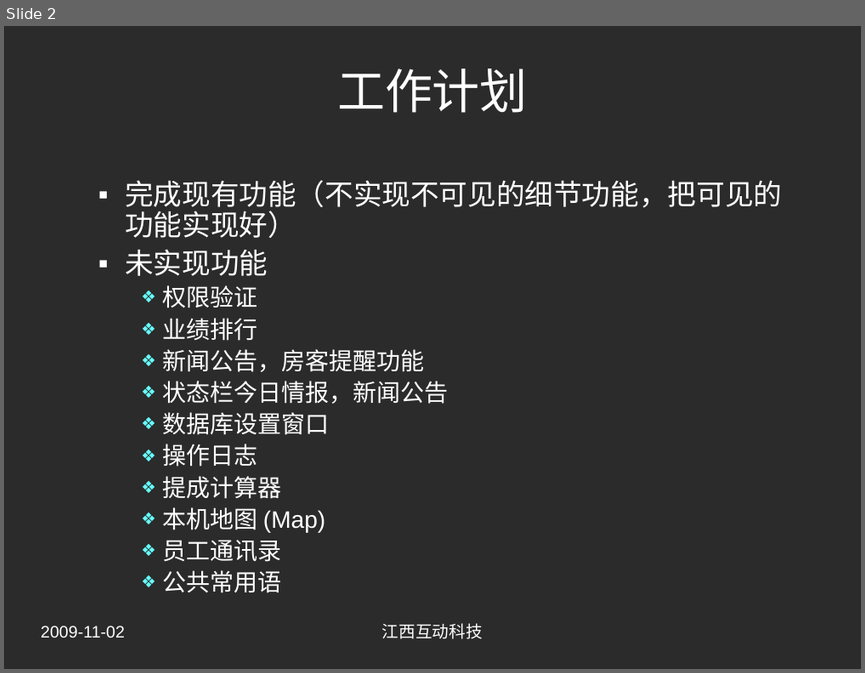
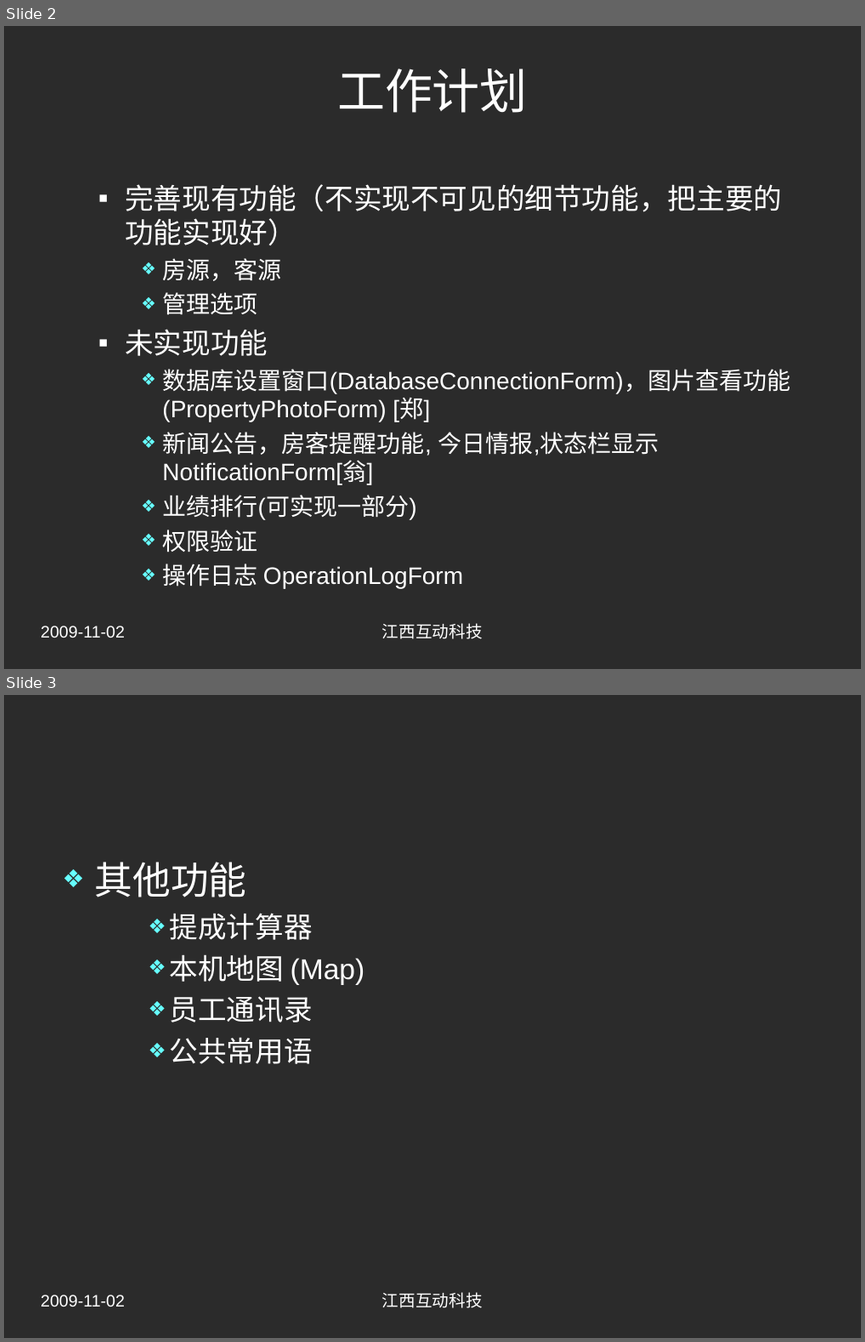
Before and after one commit to honj51/ideacode, a slide deck: doc/工作计划/2009Week45.ppt. Shown one above the other, each under a label of ours: slide 2 before the commit, slides 2 and 3 after it. The pictures are 865x673 and 865x1342 pixels, drawn with LibreOffice and Linux fonts; fonts in the diff are those of the drawing; background and template pictures are left out; a plain dark background stands for a picture behind light text. Boxes give left, top, right and bottom in pixels: in the first picture for what was removed or moved away, otherwise in the second. Text is boxed around its words. In the diff, an @@ line names an element or a change of style, - is before the commit and + after.

```diff
--- a/doc/工作计划/2009Week45.ppt
+++ b/doc/工作计划/2009Week45.ppt
@@ slide 3 added at [4, 695, 861, 1338], background picture (left out) @@
@@ text added at [95, 862, 365, 1064], 24 pt, text #FFFFFF @@
+❖ 其他功能
+    ❖ 提成计算器
+    ❖ 本机地图 (Map)
+    ❖ 员工通讯录
+    ❖ 公共常用语
@@ text added at [41, 1294, 125, 1306], 14 pt, text #FFFFFF @@
+2009-11-02
@@ text added at [382, 1292, 483, 1308], 14 pt, text #FFFFFF @@
+江西互动科技
@@ slide 2 changed as well @@
@@ text at [125, 184, 782, 315]: text changed @@
-  ▪ 完成现有功能（不实现不可见的细节功能，把可见的功能实现好）
+  ▪ 完善现有功能（不实现不可见的细节功能，把主要的功能实现好）
+    ❖ 房源，客源
+    ❖ 管理选项
@@ text at [125, 329, 268, 552]: line spacing 0.9 to 1 @@
@@ text at [162, 369, 790, 520]: paragraphs added @@
+    ❖ 数据库设置窗口(DatabaseConnectionForm)，图片查看功能(PropertyPhotoForm) [郑]
+    ❖ 新闻公告，房客提醒功能, 今日情报,状态栏显示NotificationForm[翁]
+    ❖ 业绩排行(可实现一部分)
@@ text at [162, 563, 463, 588]: text changed @@
-    ❖ 业绩排行
-    ❖ 新闻公告，房客提醒功能
-    ❖ 状态栏今日情报，新闻公告
-    ❖ 数据库设置窗口
-    ❖ 操作日志
-    ❖ 提成计算器
-    ❖ 本机地图 (Map)
-    ❖ 员工通讯录
-    ❖ 公共常用语
+    ❖ 操作日志 OperationLogForm
```
Also in this commit, not shown: 1 other slide changed, 8 other files.
